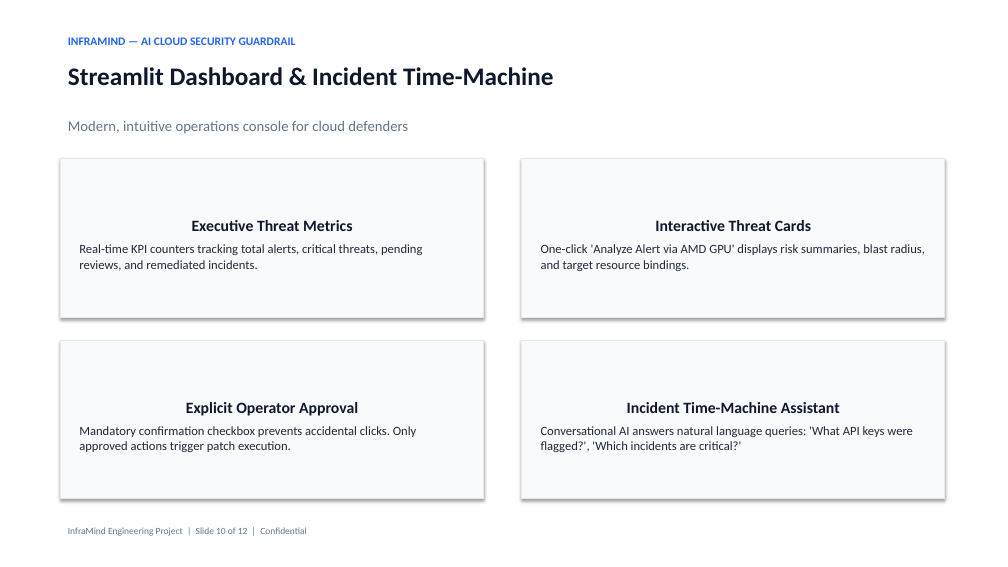
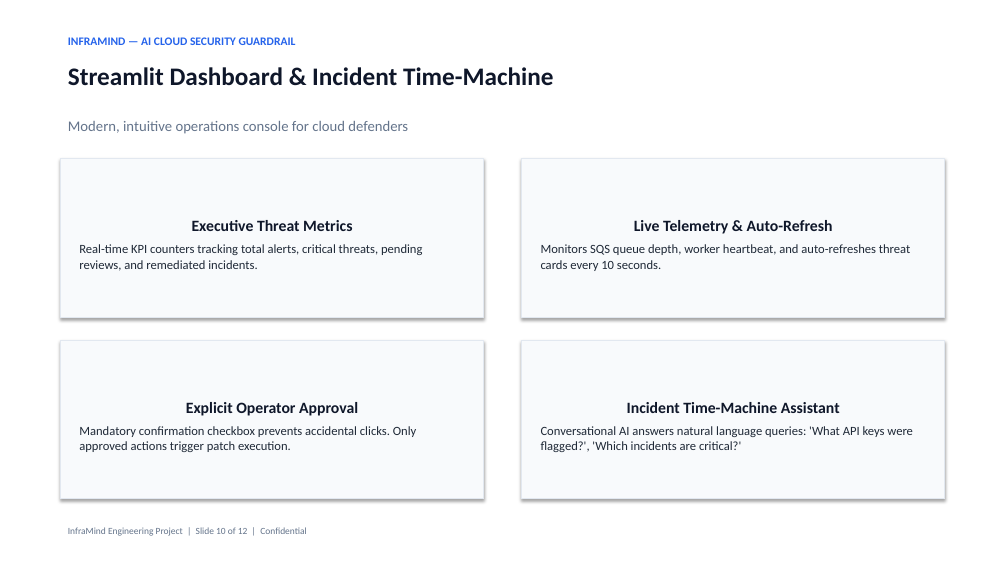
Before and after one commit to Rakesh21077/InfraMind, a slide deck: slide 10 of presentation/InfraMind_Pitch_Deck.pptx. Drawn at 1008x567 pixels with LibreOffice and Linux fonts; fonts in the diff are those of the drawing. Boxes give left, top, right and bottom in pixels: in the first picture for what was removed or moved away, otherwise in the second. Text is boxed around its words. In the diff, an @@ line names an element or a change of style, - is before the commit and + after.

```diff
--- a/presentation/InfraMind_Pitch_Deck.pptx
+++ b/presentation/InfraMind_Pitch_Deck.pptx
@@ text in rectangle at <box>541,220,910,271</box>: text changed @@
-Interactive Threat Cards
-One-click 'Analyze Alert via AMD GPU' displays risk summaries, blast radius, and target resource bindings.
+Live Telemetry & Auto-Refresh
+Monitors SQS queue depth, worker heartbeat, and auto-refreshes threat cards every 10 seconds.
```
Also in this commit, not shown: 2 other slides changed, 17 other files.
